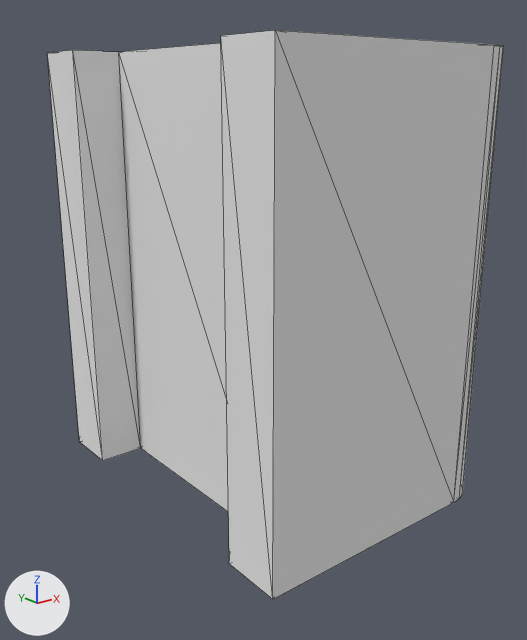
The OBJ model cncComputerParts/daulPipehook v1.obj as it was, and as the next commit left it.
Rendered twice from a 50 mm lens placed at (-3.06, -3.22, 3.29), pointed at (0.73, 1.52, 1.39). Every picture has the same lights, and +X, +Y and +Z are marked at lower left. Mesh edges are drawn as thin lines. Where no turn or scale is listed for an object, it has been applied to the vertices.

In view in the first picture: 'daulPipehook v1'.
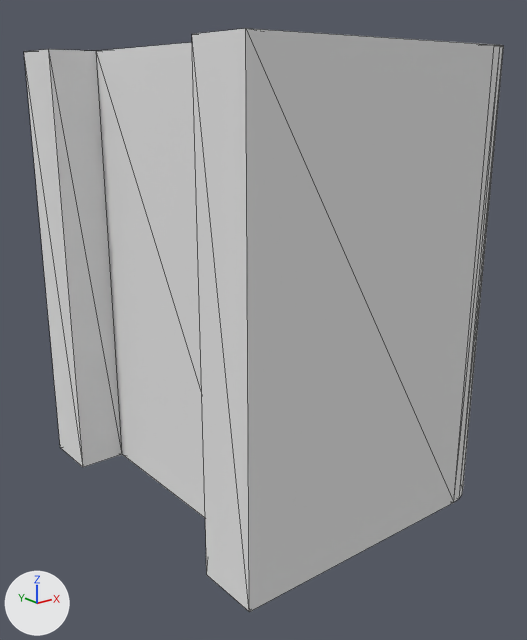
What differs and where, as boxes [x1, y1, x2, y2] in the pictures (527 x 640 px; the box of a moved part takes in the faces that stretch with it):
'daulPipehook v1', reshaped: before [47, 30, 504, 599]; after [24, 28, 504, 612]
part 1 of me_daulpipehook_v1, moved or reshaped: before [47, 30, 455, 599]; after [24, 28, 455, 612]

What changed in the scene script:
```text
Change me_daulpipehook_v1:
    where me_daulpipehook_v1.from_pydata(...)  # 108 vertices, 212 faces; spans x -0.4..2.52, y 0.0..3.0, z 0.0..3.6
    used by ob_daulpipehook_v1; location = (0.0, 0.0, 0.0)
    me_daulpipehook_v1 part 1: all 12 vertices in x -0.4..0.0, y 0.0..3.0, z 0.0..3.6 are moved by (-0.2, 0.0, 0.0)
```
